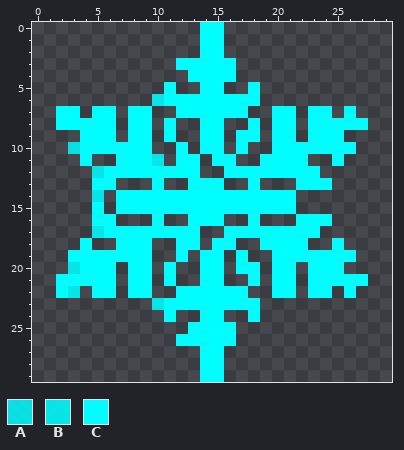
Pixel-art sprite, stored at images/snowflake04.png. This is how it looked before the edit.
The file is 30x30 pixels. Pixels under 10% opacity are left out. Colours within 5 levels of each other are drawn and written as one.
Palette (. is transparent): A #00fdffd6  B #00fdffdf  C #00fdff
Pixels before, first column x 2:
 0 ............CC............
 1 ............CC............
 2 ............CC............
 3 ..........CCCCC...........
 4 ...........CCCC...........
 5 .........C..CC..C.........
 6 ........BCCCCCCCC.........
 7 CC.CC.CC..CCCCCC..CC.CC.C.
 8 CCCCC.CC.C..CC..C.CC.CCCCC
 9 ..CCC.CC.C..CC.CC.CC.CCC..
10 .ACCCCCC..C.CC.C..CCCCCCC.
11 ..C..CCCB.CC.CC..CCCC..C..
12 ...BCCCCCCCC..CCCCCCCC....
13 ...CC...C..CCC..C...CCC...
14 ...B.CCCCCCCCCCCCCCC......
15 ...C.CCCCCCCCCCCCCCC......
16 ...CC...C..CCC..C...CCC...
17 ...BCCCCCCCC..CCCCCCCC....
18 ..C..CCC..CC.CC..CCCC..C..
19 .CCCCCCC..C.CC.C..CCCCCCC.
20 .BCCC.CC.C..CC.CC.CC.CCC..
21 CCCCC.CC.C..CC..C.CC.CCCCC
22 CB.CC.CC..CCCCCC..CC.CC.C.
23 ........BCCCCCCCC.........
24 .........C..CC..C.........
25 ...........CCCC...........
26 ..........CCCCC...........
27 ............CC............
28 ............CC............
29 ............CC............
And afterwards:
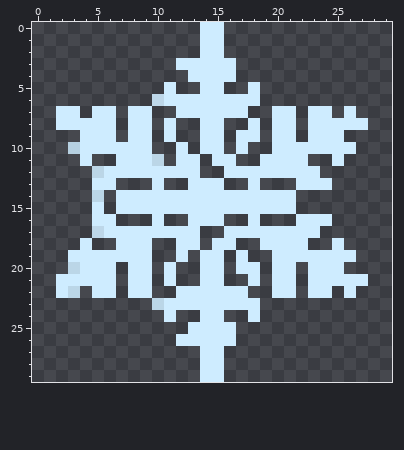
What changed:
Colour A changes from #00fdffd6 to #ceecffd6.
Colour B changes from #00fdffdf to #ceecffdf.
Colour C changes from #00fdff to #ceecff.
Where, in picture pixels (left, top, right, bottom), the same in both pictures:
changed: (56, 22, 368, 382)
